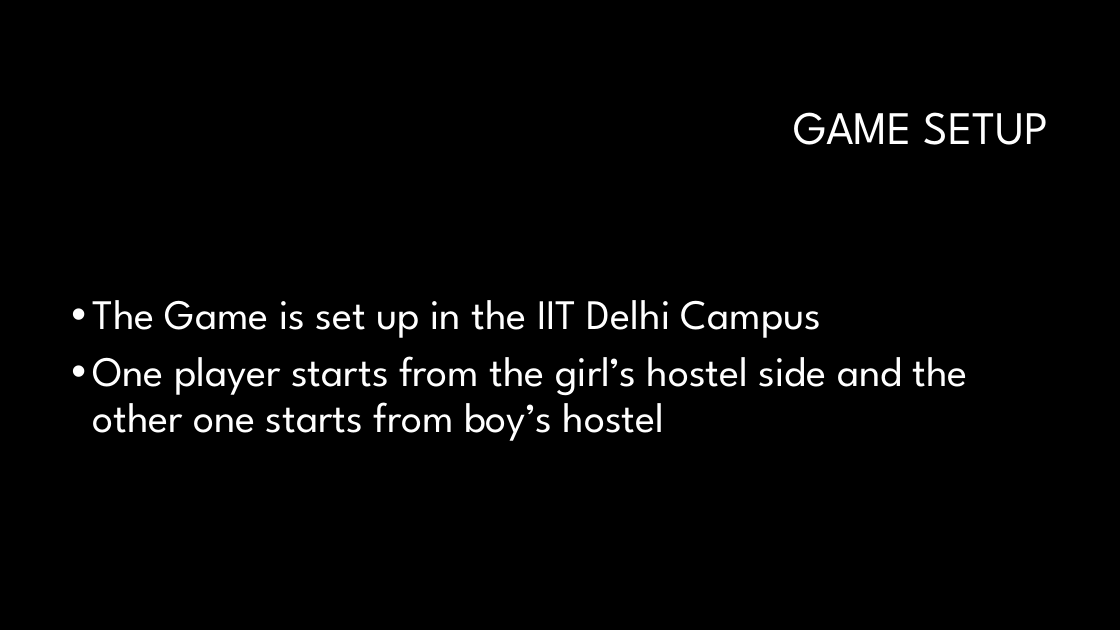
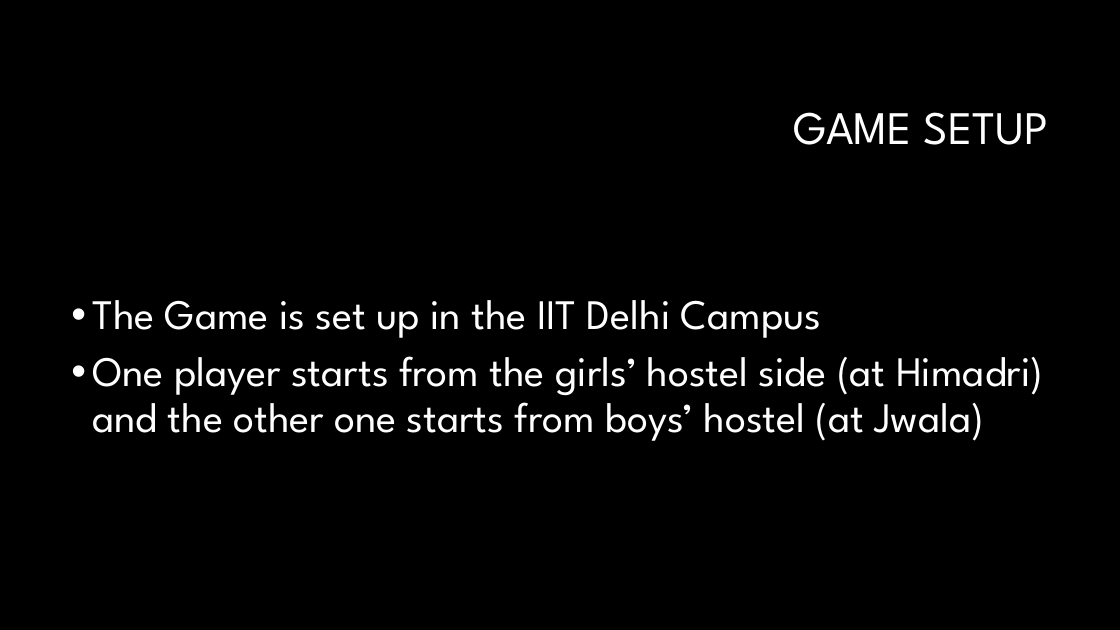
Before and after one commit to DeEpThOuGhT2020/SDL_2PlayerGame, a slide deck: slide 2 of Presentation.pptx. Drawn at 1120x630 pixels with LibreOffice and Linux fonts; fonts in the diff are those of the drawing; background and template pictures are left out. Boxes give left, top, right and bottom in pixels: in the first picture for what was removed or moved away, otherwise in the second. Text is boxed around its words. In the diff, an @@ line names an element or a change of style, - is before the commit and + after.

```diff
--- a/Presentation.pptx
+++ b/Presentation.pptx
@@ text at [92, 356, 1044, 441]: text changed @@
-• One player starts from the girl’s hostel side and the other one starts from boy’s hostel
+• One player starts from the girls’ hostel side (at Himadri) and the other one starts from boys’ hostel (at Jwala)
```
Also in this commit, not shown: 3 other slides changed, 7 slides added, 5 slides removed.
